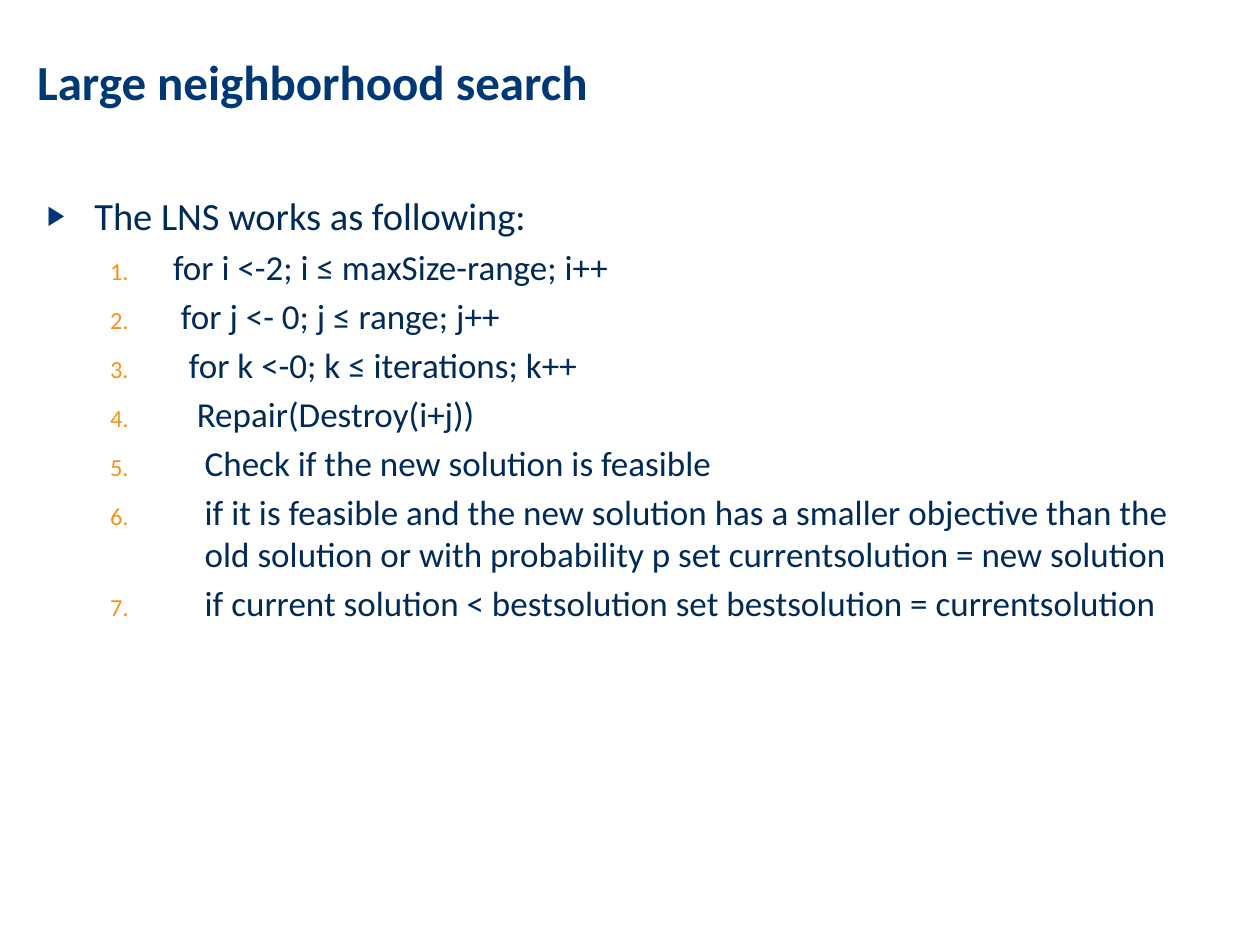
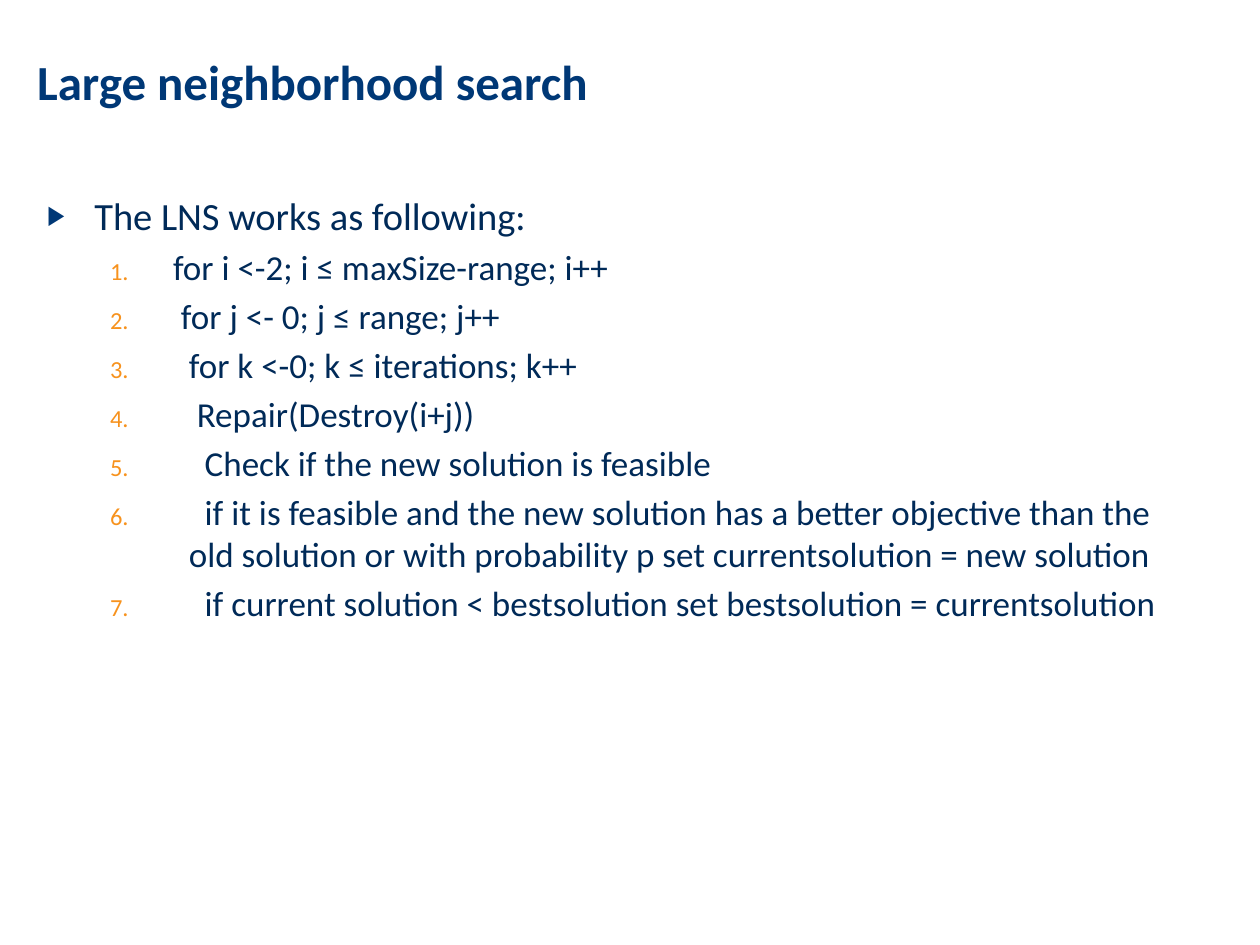
Before and after one commit to ahmad-emanuel/ORB-DARP-Project, a slide deck: slide 6 of Presentation/presentation.pptx. Drawn at 1260x945 pixels with LibreOffice and Linux fonts; fonts in the diff are those of the drawing; background and template pictures are left out. Boxes give left, top, right and bottom in pixels: in the first picture for what was removed or moved away, otherwise in the second. Text is boxed around its words. In the diff, an @@ line names an element or a change of style, - is before the commit and + after.

```diff
--- a/Presentation/presentation.pptx
+++ b/Presentation/presentation.pptx
@@ text at <box>189,500,1150,573</box>: text changed @@
-  6. if it is feasible and the new solution has a smaller objective than the old solution or with probability p set currentsolution = new solution
+  6. if it is feasible and the new solution has a better objective than the old solution or with probability p set currentsolution = new solution
```
Also in this commit, not shown: 4 other slides changed, 1 other file.
